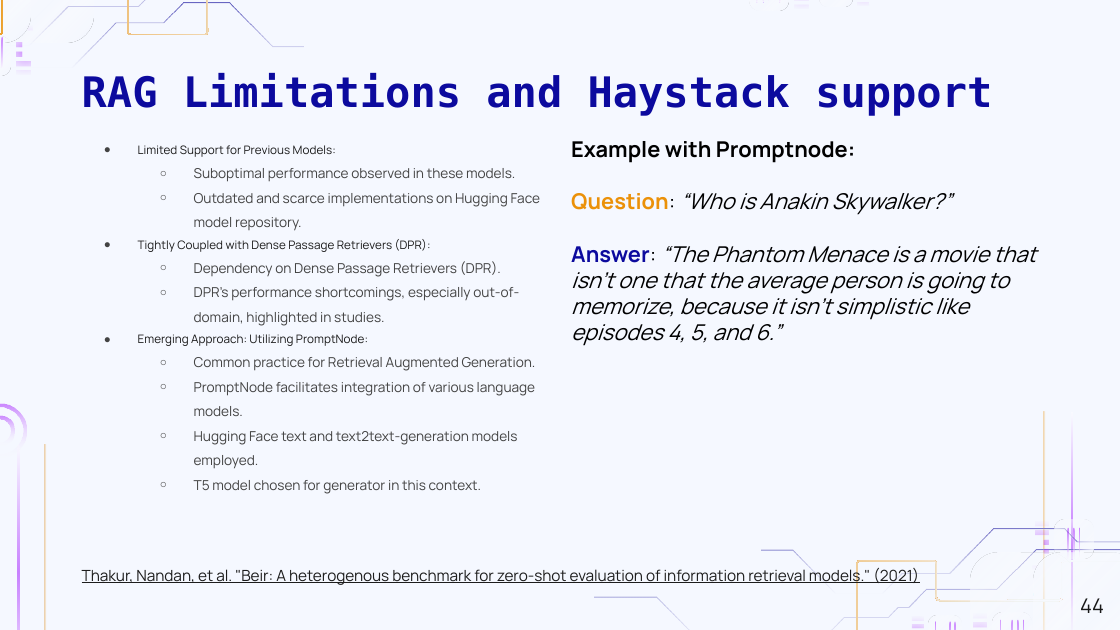
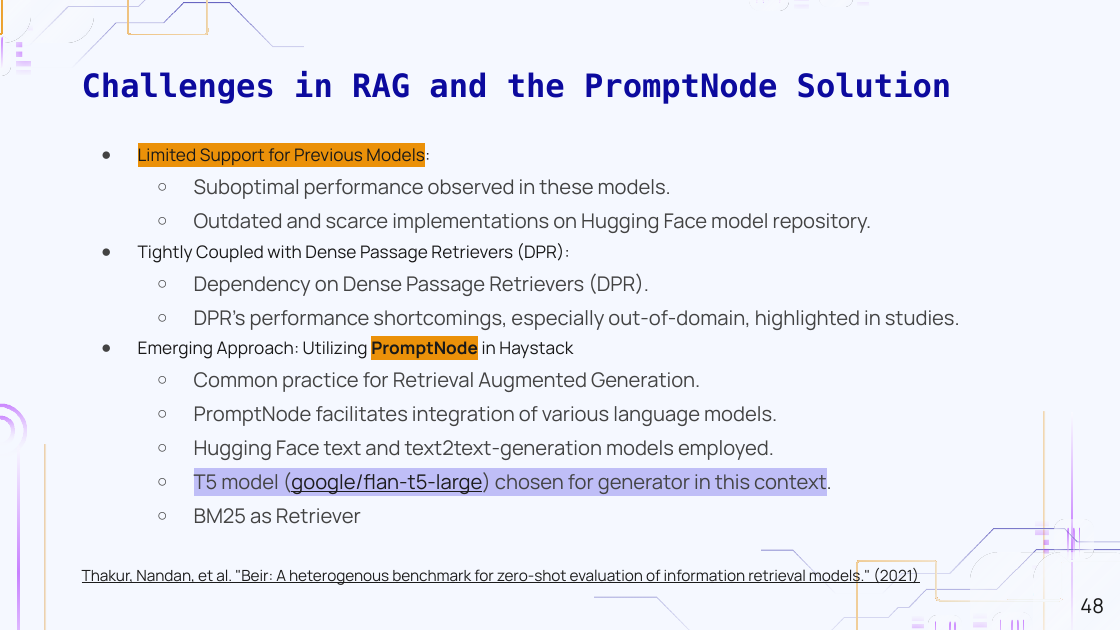
Before and after one commit to MarioAvolio/AI-Project, a slide deck: slide 48 of Question Answering.pptx (slide 44 before the commit). Drawn at 1120x630 pixels with LibreOffice and Linux fonts; fonts in the diff are those of the drawing; background and template pictures are left out. Boxes give left, top, right and bottom in pixels: in the first picture for what was removed or moved away, otherwise in the second. Text is boxed around its words. In the diff, an @@ line names an element or a change of style, - is before the commit and + after.

```diff
--- a/Question Answering.pptx
+++ b/Question Answering.pptx
@@ title at box(82, 71, 952, 104): text changed; size 27 to 20.7 pt @@
-RAG Limitations and Haystack support
+Challenges in RAG and the PromptNode Solution
@@ text at box(138, 145, 960, 460): size 7.5 to 11.1 pt in "Limited Support for Previous Models:", "Tightly Coupled with Dense Passage Retrievers (DPR):"; highlight none to #EB9109 in "Limited Support for Previous Models:"; size 8.8 to 12.9 pt in "Suboptimal performance observed in these models.", "Outdated and scarce implementations on Hugging Face ...", "Dependency on Dense Passage Retrievers (DPR).", "DPR's performance shortcomings, especially out-of-domain, hi ..." and 3 more places; indent changed; line spacing 1.5 to 1.4 @@
@@ text removed at box(571, 141, 1035, 346) @@
-Example with Promptnode:
-Question: “Who is Anakin Skywalker?”
-Answer: “The Phantom Menace is a movie that isn't one that the average person is going to memorize, because it isn't simplistic like episodes 4, 5, and 6.”
@@ text at box(138, 341, 573, 359): text changed; size 7.5 to 11.1 pt @@
-● Emerging Approach: Utilizing PromptNode:
+● Emerging Approach: Utilizing PromptNode in Haystack
@@ text at box(194, 470, 831, 524): text changed; size 8.8 to 12.9 pt @@
-  ○ T5 model chosen for generator in this context.
+  ○ T5 model (google/flan-t5-large) chosen for generator in this context.
+  ○ BM25 as Retriever
@@ page number at box(1080, 598, 1104, 614): text changed @@
-44
+48
```
Also in this commit, not shown: 30 other slides changed, 5 slides added.
